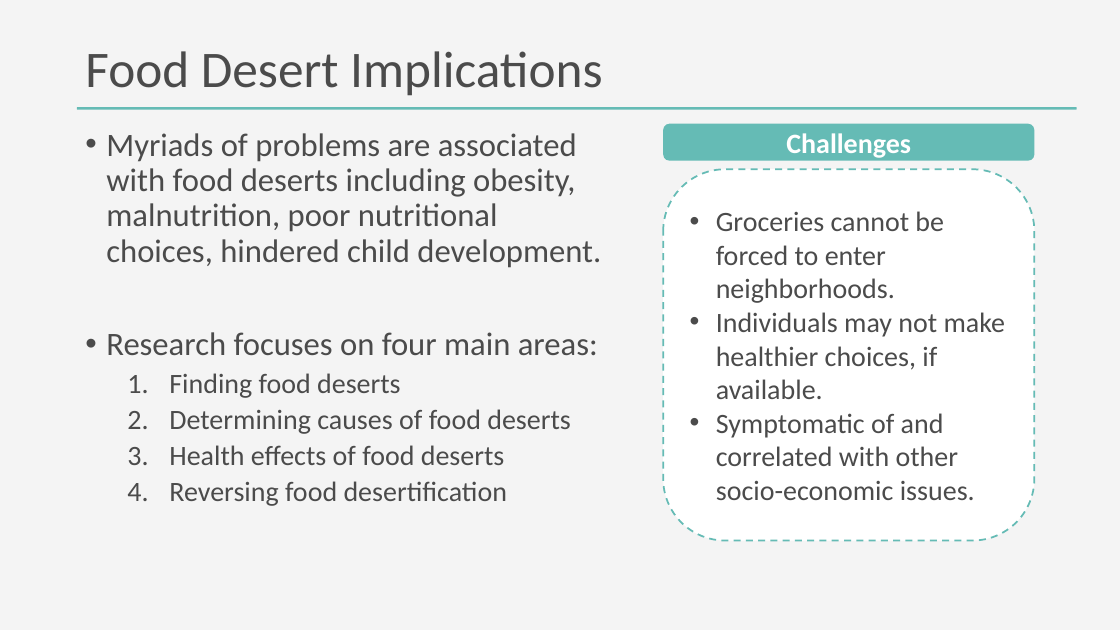
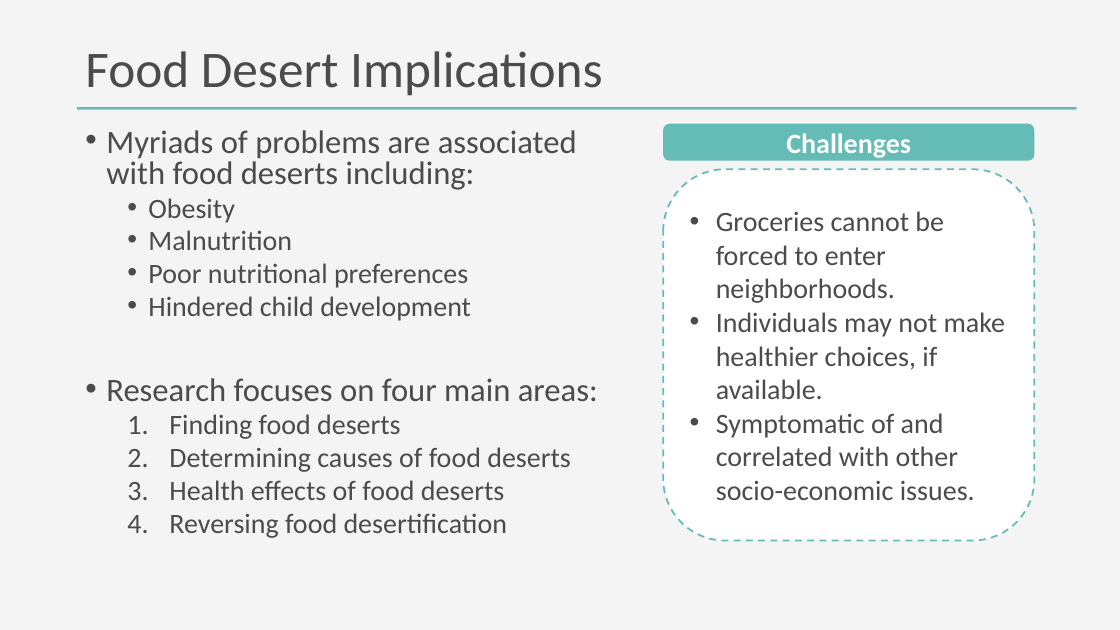
Before and after one commit to DanteHaywood/cfc_ds_screen, a slide deck: slide 6 of doc/2020_11_25_cfc_ds_technical_screen_haywood.pptx. Drawn at 1120x630 pixels with LibreOffice and Linux fonts; fonts in the diff are those of the drawing. Boxes give left, top, right and bottom in pixels: in the first picture for what was removed or moved away, otherwise in the second. Text is boxed around its words. In the diff, an @@ line names an element or a change of style, - is before the commit and + after.

```diff
--- a/doc/2020_11_25_cfc_ds_technical_screen_haywood.pptx
+++ b/doc/2020_11_25_cfc_ds_technical_screen_haywood.pptx
@@ text at box(106, 130, 577, 321): text changed; size 28 to 24 pt @@
-• Myriads of problems are associated with food deserts including obesity, malnutrition, poor nutritional choices, hindered child development.
+• Myriads of problems are associated with food deserts including:
+  • Obesity
+  • Malnutrition
+  • Poor nutritional preferences
+  • Hindered child development
@@ text at box(106, 378, 598, 538): line spacing 0.9 to 0.8 @@
```
Also in this commit, not shown: 5 other slides changed, 1 slide added.
